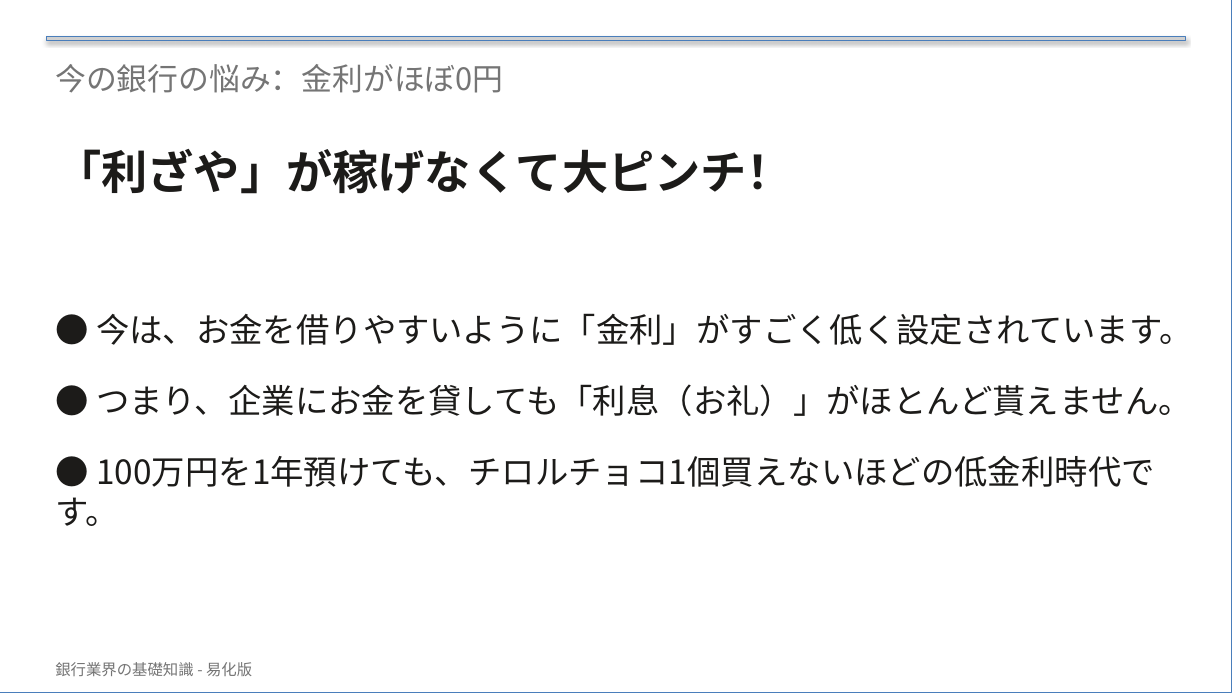
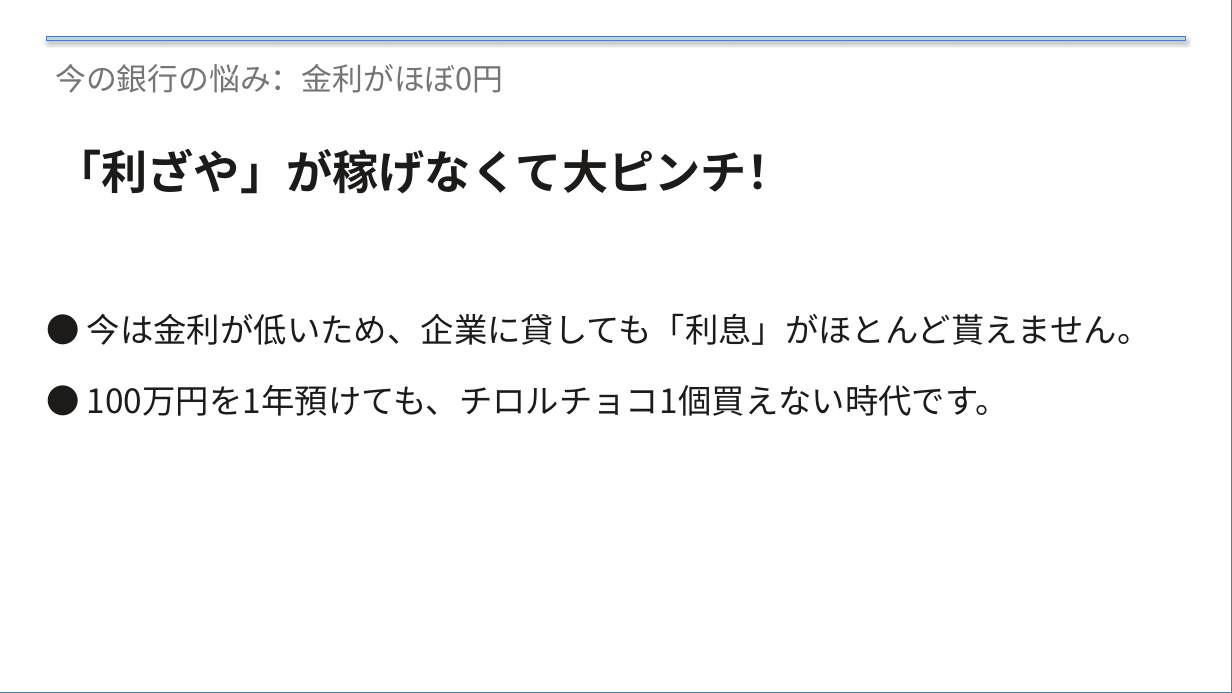
Before and after one commit to xilicrysta/bank-pptx, a slide deck: slide 17 of bank-normal/bank_normal_presentation.pptx. Drawn at 1232x693 pixels with LibreOffice and Linux fonts; fonts in the diff are those of the drawing. Boxes give left, top, right and bottom in pixels: in the first picture for what was removed or moved away, otherwise in the second. Text is boxed around its words. In the diff, an @@ line names an element or a change of style, - is before the commit and + after.

Commit message:
Fix UI sizing and layout, simplify problems text, remove footer and question slide (n)

```diff
--- a/bank-normal/bank_normal_presentation.pptx
+++ b/bank-normal/bank_normal_presentation.pptx
@@ text at (87, 313, 1151, 416): text changed @@
-● 今は、お金を借りやすいように「金利」がすごく低く設定されています。
-● つまり、企業にお金を貸しても「利息（お礼）」がほとんど貰えません。
-● 100万円を1年預けても、チロルチョコ1個買えないほどの低金利時代です。
+● 今は金利が低いため、企業に貸しても「利息」がほとんど貰えません。
+● 100万円を1年預けても、チロルチョコ1個買えない時代です。
@@ text removed at (55, 662, 252, 676) @@
-銀行業界の基礎知識 - 易化版
```
Also in this commit, not shown: 20 other slides changed, 1 slide removed, 1 other file.
